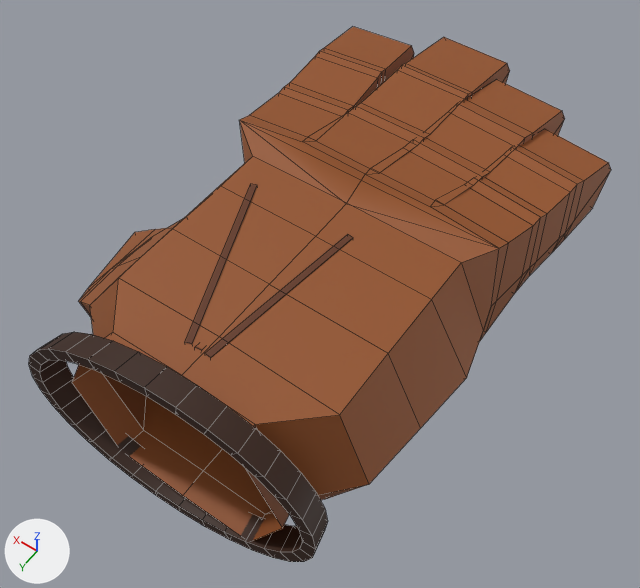
An edit to the FBX model Assets/ZonkContent/Art/Models/HandLooks/Hand_Leather.fbx, drawn before and after from the same camera.
Camera for both pictures: a 50 mm camera at (-0.682, 0.676, 1.243) aimed at (-0.066, -0.187, -0.113). Arrows for +X, +Y and +Z are at lower left; the lights stay in place. The older version comes first. Mesh edges are drawn as thin lines.

Script lines for the objects in view, before the commit:
```python
me_hand_leather = bpy.data.meshes.new('Hand_Leather')
me_hand_leather.from_pydata(...)  # 415 vertices, 432 faces; spans x -0.417..0.421, y -0.806..0.302, z -0.283..0.202
me_hand_leather.materials.append(mat_hand_leather)  # picture img_hand_leather_png
ob_hand_leather = bpy.data.objects.new('Hand_Leather', me_hand_leather)
ob_hand_leather.location = (0.0, 0.0, 0.0)
```
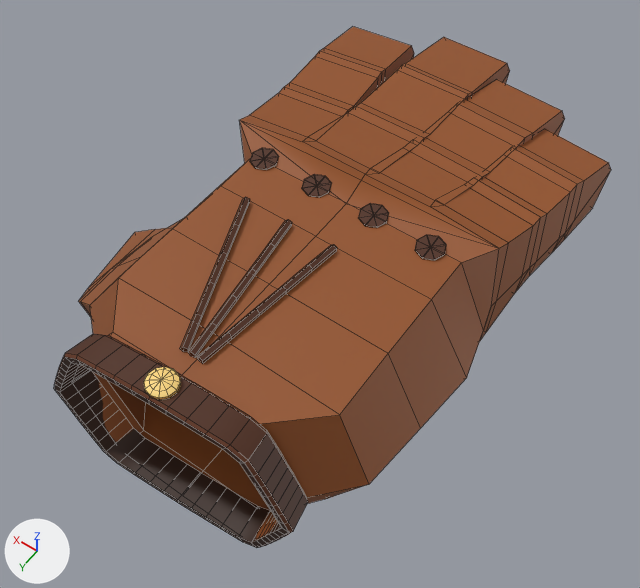
Where the change shows, as pixel boxes [x1, y1, x2, y2] in the pictures (640 x 588 px):
'Hand_Leather', reshaped: before [29, 27, 611, 562]; after [54, 27, 611, 548]
part 1 of me_hand_leather, rebuilt (15% narrower, 7% shorter): before [29, 332, 328, 562]; after [54, 334, 308, 548]
part 2 of me_hand_leather, rebuilt: before [185, 184, 257, 344]; after [180, 197, 250, 352]
part 3 of me_hand_leather, rebuilt: before [205, 234, 353, 358]; after [197, 244, 337, 363]
part 4 of me_hand_leather, added (beige): after [144, 367, 181, 399]
part 5 of me_hand_leather, added: after [188, 219, 292, 358]
part 6 of me_hand_leather, added (brown): after [250, 148, 279, 170]
part 7 of me_hand_leather, added (brown): after [302, 174, 332, 197]
part 8 of me_hand_leather, added (brown): after [358, 203, 389, 228]
part 9 of me_hand_leather, added (brown): after [415, 235, 446, 260]

Diff of the bpy script that builds the scene:
```diff
--- a/Assets/ZonkContent/Art/Models/HandLooks/Hand_Leather.fbx.py
+++ b/Assets/ZonkContent/Art/Models/HandLooks/Hand_Leather.fbx.py
@@ me_hand_leather @@
 # used by ob_hand_leather; location = (0.0, 0.0, 0.0)
-me_hand_leather.from_pydata(...)  # 415 vertices, 432 faces; spans x -0.417..0.421, y -0.806..0.302, z -0.283..0.202
+me_hand_leather.from_pydata(...)  # 751 vertices, 799 faces; spans x -0.417..0.421, y -0.806..0.298, z -0.283..0.182
+# me_hand_leather part 1: the loose piece of 128 vertices spanning x -0.384..0.17, y 0.226..0.302, z -0.202..0.202 is rebuilt with 288 vertices and now spans x -0.342..0.128, y 0.213..0.298, z -0.173..0.173
+# me_hand_leather part 2: the loose piece of 8 vertices spanning x -0.086..0.052, y -0.15..0.174, z 0.146..0.152 is rebuilt with 30 vertices and now spans x -0.092..0.037, y -0.11..0.189, z 0.151..0.164
+# me_hand_leather part 3: the loose piece of 8 vertices spanning x -0.162..-0.112, y -0.147..0.173, z 0.146..0.152 is rebuilt with 30 vertices and now spans x -0.157..-0.109, y -0.108..0.187, z 0.151..0.164
+# me_hand_leather part 4: a new loose piece of 38 vertices spanning x -0.133..-0.081, y 0.23..0.281, z 0.17..0.182, in mat_hand_leather (picture img_hand_leather_png)
+# me_hand_leather part 5: a new loose piece of 30 vertices spanning x -0.107..-0.052, y -0.109..0.187, z 0.151..0.164, in mat_hand_leather (picture img_hand_leather_png)
+# me_hand_leather part 6: a new loose piece of 18 vertices spanning x 0.043..0.095, y -0.232..-0.181, z 0.151..0.157, in mat_hand_leather (picture img_hand_leather_png)
+# me_hand_leather part 7: a new loose piece of 18 vertices spanning x -0.071..-0.019, y -0.232..-0.18, z 0.151..0.157, in mat_hand_leather (picture img_hand_leather_png)
+# me_hand_leather part 8: a new loose piece of 18 vertices spanning x -0.189..-0.137, y -0.231..-0.179, z 0.151..0.157, in mat_hand_leather (picture img_hand_leather_png)
+# me_hand_leather part 9: a new loose piece of 18 vertices spanning x -0.303..-0.251, y -0.225..-0.174, z 0.151..0.157, in mat_hand_leather (picture img_hand_leather_png)
+# other edits to the shape of me_hand_leather do not show in these pictures
 me_hand_leather.materials.append(mat_hand_leather)
```
